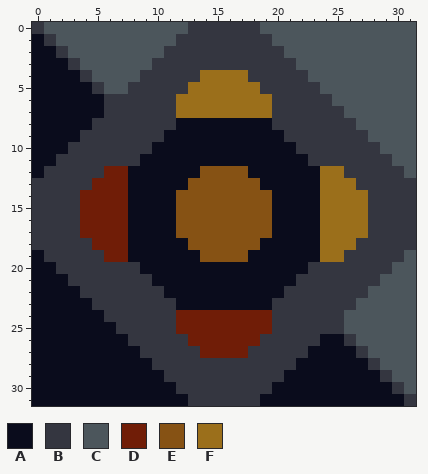
Two versions of one pixel-art sprite, sprites/blocks/effect/super-unloader.png. The picture above was drawn from the file before the commit.
The file is 32x32 pixels.
Palette (. is transparent): A #0a0c1c  B #343640  C #4c565c  D #701d07  E #865214  F #9b6f1b
The same view after the edit:
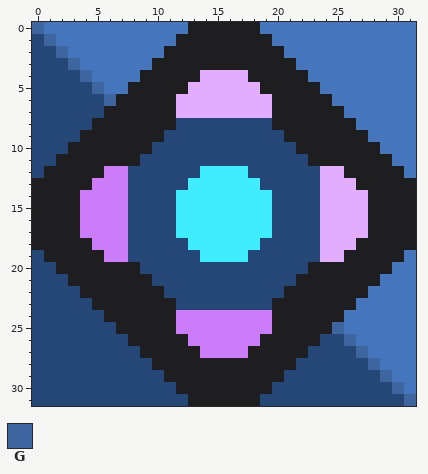
Colours new in this view: G #3e659f
Changes in this commit:
Colour A changes from #0a0c1c to #254777.
Colour B changes from #343640 to #1e1e21.
Colour C changes from #4c565c to #4475bd.
Colour D changes from #701d07 to #cd7cf9.
Colour E changes from #865214 to #40edff.
Colour F changes from #9b6f1b to #e2adff.
The edit turns colour B into colour G in row 0 at x 0; in row 1 at x 1; in row 2 at x 2; in row 3 at x 3; in row 4 at x 4; in row 5 at x 5.
The edit turns colour B into colour G in row 6 at x 6; in row 25 at x 25; in row 26 at x 26; in row 27 at x 27; in row 28 at x 28; in row 29 at x 29.
The edit turns colour B into colour G in row 30 at x 30; in row 31 at x 31.
Boxes around the changes in both pictures, in picture pixels (x1, y1, x2, y2):
changed: (32, 22, 416, 406)
